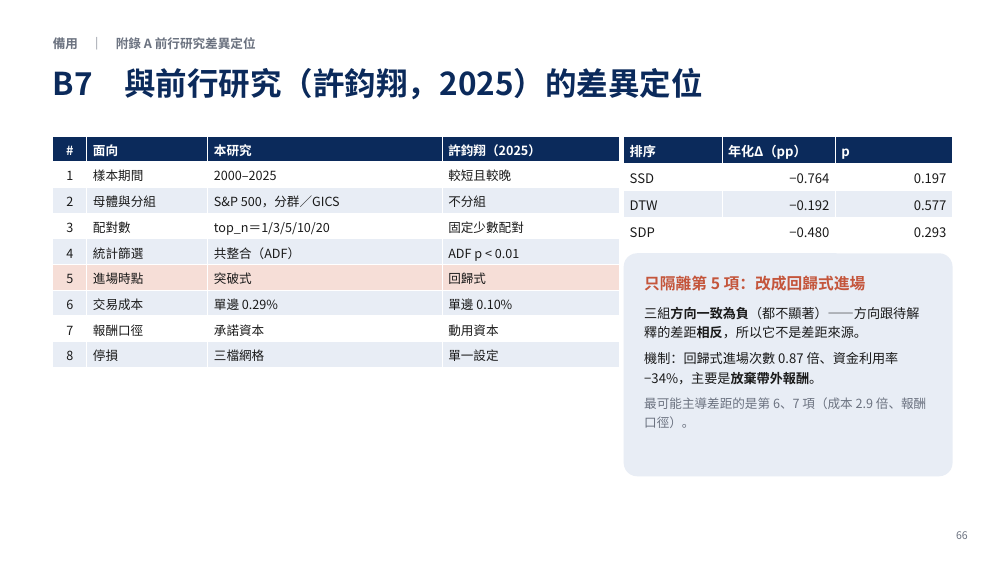
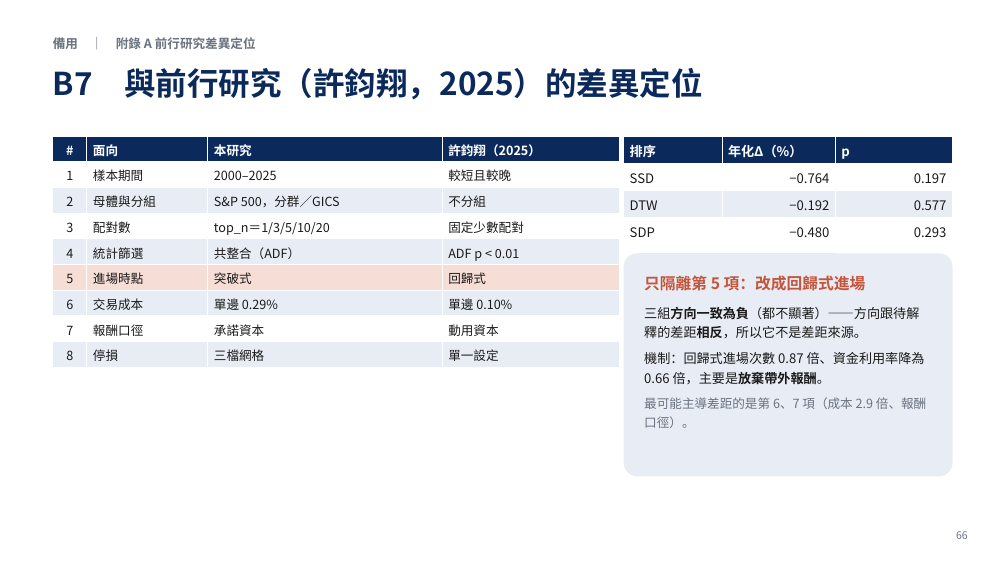
Before and after one commit to LerajieAsta/pairtrade_trainingproject, a slide deck: slide 66 of thesis/1150922_60min.pptx. Drawn at 1008x567 pixels with LibreOffice and Linux fonts; fonts in the diff are those of the drawing. Boxes give left, top, right and bottom in pixels: in the first picture for what was removed or moved away, otherwise in the second. Text is boxed around its words. In the diff, an @@ line names an element or a change of style, - is before the commit and + after.

```diff
--- a/thesis/1150922_60min.pptx
+++ b/thesis/1150922_60min.pptx
@@ table at bbox=[624, 136, 953, 245] @@
-row 1, column 2: 年化Δ（pp）
+row 1, column 2: 年化Δ（%）
@@ text in rounded rectangle at bbox=[644, 352, 925, 385]: text changed @@
-機制：回歸式進場次數 0.87 倍、資金利用率 −34%，主要是放棄帶外報酬。
+機制：回歸式進場次數 0.87 倍、資金利用率降為 0.66 倍，主要是放棄帶外報酬。
```
Also in this commit, not shown: 9 other slides changed, 12 other files.
